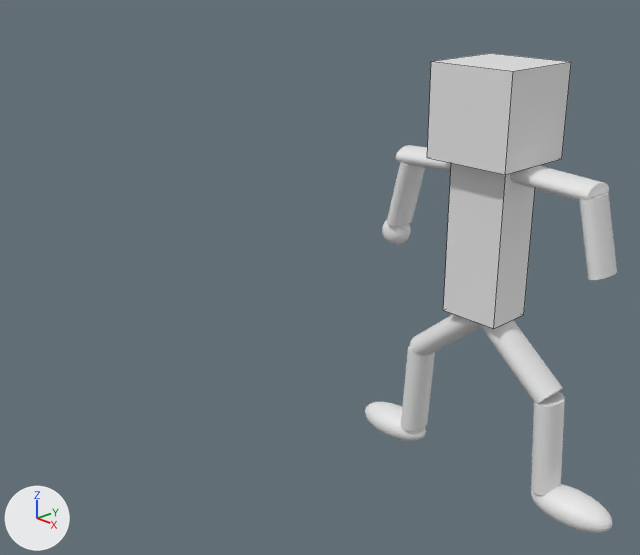
The Blender file Blender Projects/12. Animation System/Bone Experiment.blend: old version first, new version second.
Camera for both pictures: a camera (50 mm lens) standing at (7.82, -4.23, 3.32) and looking at (3.11, 0.2, 0.86). The lights are fixed; the arrows at lower left show +X, +Y and +Z. Mesh edges are drawn as thin lines on the coarser meshes.

In view in the first picture: 'Body', 'Head', '柱体', '柱体.001', '柱体.002', '柱体.003', '柱体.005', '柱体.006', '柱体.007', '球体', '球体.001'.
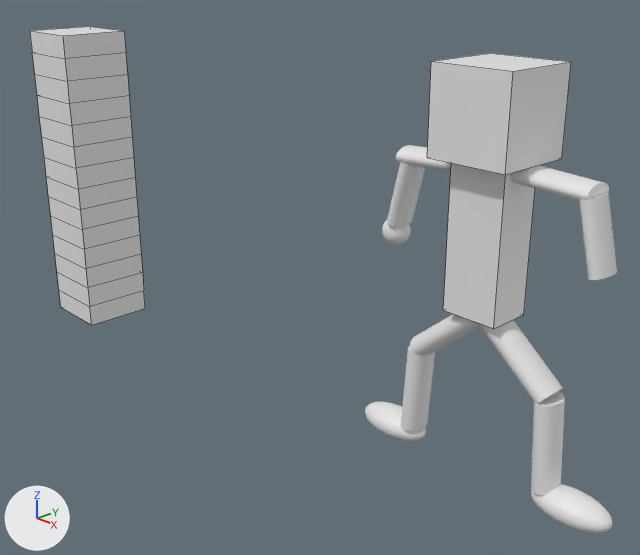
What the commit changed:
Mesh me_立方体_002 is new.
It has 60 vertices, 58 faces and spans x -0.315..0.315, y -0.315..0.315, z -0.315..0.315.
Object '立方体' (ob_立方体) is new; it shows me_立方体_002.
Its location is (0.0, 0.0, 1.108).
Its scale is (1.0, 1.0, 4.46).

Boxes (x1, y1, x2, y2) around the edits, measured in the pictures (640 x 555 px):
'立方体', added
    after: (30, 26, 145, 325)
